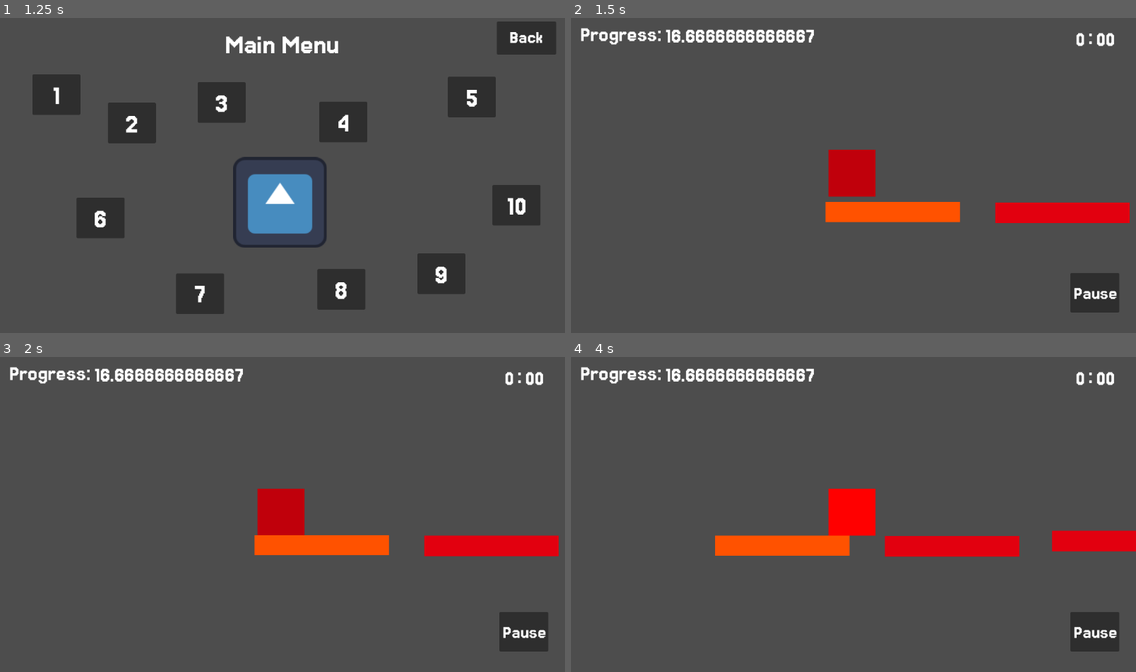
Above: before the commit, frames 1-4 (two rows, left to right).
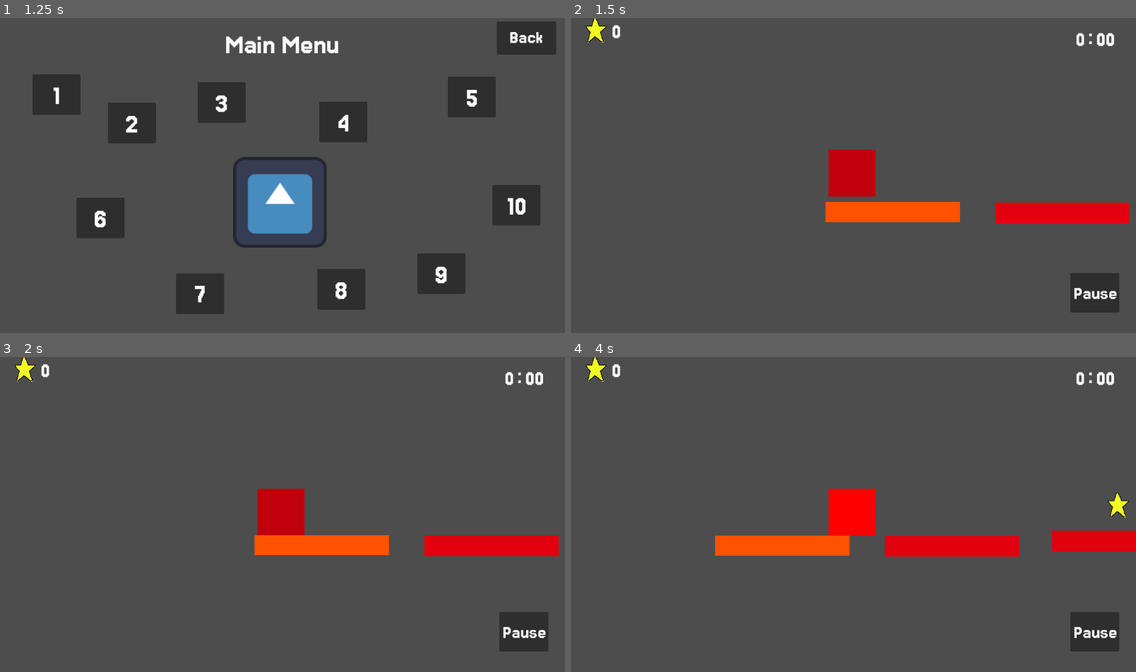
Above: after the commit, the same moments.

Repository: PranishManandhar/Color-changing-platformer
Game: Godot game, scene res://scenes/prefabs/UI/main_menu.tscn
Two runs of this game, one before a commit and one after it. Both use one fixed random seed, a clock stepped at 60 frames per second and the inputs below. The engine's default icon, where the game draws it, is replaced by a stand-in: a white triangle on a blue panel in a dark square.
Inputs:
- Up to frame 1 (1.25 s): click "Start" at 0.5 s
- Up to frame 2 (1.5 s): click "1" at 1.25 s
- Up to frame 3 (2 s): no input
- Up to frame 4 (4 s): click "Pause" at 2 s; click "Resume" at 2.75 s; tap Enter (ui_accept) at 3.5, 3.77 s; hold Right (ui_right) from 3.53 s (still down)

Frame 1 is identical in both runs. In frame 2, 1.3% of the frame differs, in the area x 1-43%, y 0-9%; in frame 3, 1.3%; in frame 4, 1.4%, in the area x 1-99%, y 0-52%.

Commit message:
new score system and alot of changes

Diff:
--- a/project.godot
+++ b/project.godot
@@ -16,6 +16,10 @@
 config/features=PackedStringArray("4.4", "Forward Plus")
 config/icon="res://icon.svg"
 
+[autoload]
+
+Global="*res://script/Global.gd"
+
 [display]
 
 window/stretch/mode="viewport"
@@ -25,10 +29,14 @@
 
 project/assembly_name="color change Platform"
 
+[editor]
+
+version_control/autoload_on_startup=true
+
 [global_group]
 
-Blocks=""
 Player=""
+death_screens=""
 
 [input]
 
--- a/scenes/Levels/lvl1.tscn
+++ b/scenes/Levels/lvl1.tscn
@@ -1,15 +1,14 @@
 [gd_scene load_steps=8 format=3 uid="uid://dmb58iqj8tceg"]
 
-[ext_resource type="Script" uid="uid://0ysxsv7cd1f8" path="res://script/ScoreManager.gd" id="1_dy0bh"]
 [ext_resource type="PackedScene" uid="uid://t6g22c1q0kb8" path="res://scenes/prefabs/player.tscn" id="1_n2c12"]
 [ext_resource type="PackedScene" uid="uid://cmvea2mklkfsb" path="res://scenes/prefabs/platforms/platform1.tscn" id="2_dy0bh"]
 [ext_resource type="PackedScene" uid="uid://cr1cmtl3pk44e" path="res://scenes/prefabs/flags/flag_pole_end.tscn" id="4_n8hkh"]
 [ext_resource type="PackedScene" uid="uid://b7wsfrh3jmh10" path="res://scenes/prefabs/death_trigger.tscn" id="5_nhth8"]
 [ext_resource type="PackedScene" uid="uid://b5hkk6epxtelb" path="res://scenes/prefabs/platforms/NeutralPlatform.tscn" id="7_c40rl"]
+[ext_resource type="PackedScene" uid="uid://q84a0c85ybek" path="res://scenes/prefabs/star.tscn" id="7_dy0bh"]
 [ext_resource type="PackedScene" uid="uid://snyb8wpdvljk" path="res://scenes/prefabs/UI/GameUI.tscn" id="7_n2c12"]
 
 [node name="LVL1" type="Node2D"]
-script = ExtResource("1_dy0bh")
 
 [node name="Player" parent="." instance=ExtResource("1_n2c12")]
 position = Vector2(-801, 189)
@@ -56,3 +55,12 @@
 
 [node name="FlagPole-End" parent="Flags" instance=ExtResource("4_n8hkh")]
 position = Vector2(1491, 182)
+
+[node name="Star" parent="." instance=ExtResource("7_dy0bh")]
+position = Vector2(-39, 129)
+
+[node name="Star2" parent="." instance=ExtResource("7_dy0bh")]
+position = Vector2(664, -28)
+
+[node name="Star3" parent="." instance=ExtResource("7_dy0bh")]
+position = Vector2(1357, 123)
--- a/scenes/Levels/lvl2.tscn
+++ b/scenes/Levels/lvl2.tscn
@@ -1,6 +1,5 @@
-[gd_scene load_steps=9 format=3 uid="uid://d26l5451ey7by"]
+[gd_scene load_steps=8 format=3 uid="uid://d26l5451ey7by"]
 
-[ext_resource type="Script" uid="uid://0ysxsv7cd1f8" path="res://script/ScoreManager.gd" id="1_4jhhp"]
 [ext_resource type="PackedScene" uid="uid://t6g22c1q0kb8" path="res://scenes/prefabs/player.tscn" id="1_6bfrh"]
 [ext_resource type="PackedScene" uid="uid://cr1cmtl3pk44e" path="res://scenes/prefabs/flags/flag_pole_end.tscn" id="1_w72do"]
 [ext_resource type="PackedScene" uid="uid://cmvea2mklkfsb" path="res://scenes/prefabs/platforms/platform1.tscn" id="2_6bfrh"]
@@ -10,7 +9,6 @@
 [ext_resource type="PackedScene" uid="uid://b7wsfrh3jmh10" path="res://scenes/prefabs/death_trigger.tscn" id="5_jyyxl"]
 
 [node name="Lvl2" type="Node2D"]
-script = ExtResource("1_4jhhp")
 
 [node name="Player" parent="." instance=ExtResource("1_6bfrh")]
 position = Vector2(-978, 401)
--- /dev/null
+++ b/scenes/prefabs/UI/DeathScreen.tscn
@@ -0,0 +1,120 @@
+[gd_scene load_steps=9 format=3 uid="uid://s1l244c3j514"]
+
+[ext_resource type="Script" uid="uid://bhecvs02kbgee" path="res://script/UI/death_screen.gd" id="1_mo8c8"]
+[ext_resource type="FontFile" uid="uid://iypkrxy25ib3" path="res://assets/Jersey15-Regular.ttf" id="2_tylaj"]
+[ext_resource type="Texture2D" uid="uid://dsps1nlh1y84o" path="res://assets/Star.png" id="4_k5bhw"]
+
+[sub_resource type="LabelSettings" id="LabelSettings_7rktd"]
+font = ExtResource("2_tylaj")
+font_size = 100
+
+[sub_resource type="LabelSettings" id="LabelSettings_mo8c8"]
+font = ExtResource("2_tylaj")
+font_size = 30
+
+[sub_resource type="LabelSettings" id="LabelSettings_tylaj"]
+font = ExtResource("2_tylaj")
+font_size = 50
+
+[sub_resource type="LabelSettings" id="LabelSettings_k5bhw"]
+font = ExtResource("2_tylaj")
+font_size = 60
+outline_size = 10
+outline_color = Color(0, 0, 0, 1)
+
+[sub_resource type="LabelSettings" id="LabelSettings_twtq6"]
+font = ExtResource("2_tylaj")
+font_size = 50
+
+[node name="DeathScreen" type="Control"]
+layout_mode = 3
+anchors_preset = 15
+anchor_right = 1.0
+anchor_bottom = 1.0
+grow_horizontal = 2
+grow_vertical = 2
+script = ExtResource("1_mo8c8")
+
+[node name="CanvasLayer" type="CanvasLayer" parent="."]
+
+[node name="Panel" type="Panel" parent="CanvasLayer"]
+offset_left = 71.0
+offset_top = 31.0
+offset_right = 1066.0
+offset_bottom = 597.0
+
+[node name="title" type="Label" parent="CanvasLayer/Panel"]
+layout_mode = 0
+offset_left = 318.0
+offset_top = 19.0
+offset_right = 651.0
+offset_bottom = 120.0
+text = "You Died"
+label_settings = SubResource("LabelSettings_7rktd")
+autowrap_mode = 2
+
+[node name="quote" type="Label" parent="CanvasLayer/Panel"]
+layout_mode = 0
+offset_left = 226.0
+offset_top = 136.0
+offset_right = 825.0
+offset_bottom = 237.0
+text = "\"wisdom ran after you but you were always faster\""
+label_settings = SubResource("LabelSettings_mo8c8")
+autowrap_mode = 2
+
+[node name="Score" type="Sprite2D" parent="CanvasLayer/Panel"]
+position = Vector2(444, 227)
+scale = Vector2(1.32812, 1.3125)
+texture = ExtResource("4_k5bhw")
+
+[node name="ScoreNo" type="Label" parent="CanvasLayer/Panel"]
+layout_mode = 0
+offset_left = 481.0
+offset_top = 206.0
+offset_right = 623.0
+offset_bottom = 311.0
+text = "1600"
+label_settings = SubResource("LabelSettings_tylaj")
+autowrap_mode = 2
+
+[node name="Retry" type="Button" parent="CanvasLayer/Panel"]
+layout_mode = 0
+offset_left = 352.0
+offset_top = 278.0
+offset_right = 631.0
+offset_bottom = 358.0
+
+[node name="Label" type="Label" parent="CanvasLayer/Panel/Retry"]
+layout_mode = 0
+offset_left = 17.0
+offset_top = 6.0
+offset_right = 256.0
+offset_bottom = 67.0
+text = "Retry"
+label_settings = SubResource("LabelSettings_k5bhw")
+horizontal_alignment = 1
+vertical_alignment = 1
+autowrap_mode = 3
+
+[node name="give up" type="Button" parent="CanvasLayer/Panel"]
+layout_mode = 0
+offset_left = 356.0
+offset_top = 381.0
+offset_right = 635.0
+offset_bottom = 461.0
+
+[node name="Label" type="Label" parent="CanvasLayer/Panel/give up"]
+layout_mode = 0
+offset_left = 19.0
+offset_top = -3.0
+offset_right = 258.0
+offset_bottom = 77.0
+text = "Yep i give up"
+label_settings = SubResource("LabelSettings_twtq6")
+horizontal_alignment = 1
+vertical_alignment = 1
+autowrap_mode = 3
+
+[connection signal="pressed" from="CanvasLayer/Panel/Retry" to="." method="_on_retry_pressed"]
+[connection signal="pressed" from="CanvasLayer/Panel/give up" to="." method="_on_give_up_pressed"]
--- a/scenes/prefabs/UI/GameUI.tscn
+++ b/scenes/prefabs/UI/GameUI.tscn
@@ -1,11 +1,8 @@
 [gd_scene load_steps=7 format=3 uid="uid://snyb8wpdvljk"]
 
-[ext_resource type="Script" uid="uid://c4ffo05oa6r6y" path="res://script/game_ui.gd" id="1_oqkmy"]
+[ext_resource type="Script" uid="uid://c4ffo05oa6r6y" path="res://script/UI/game_ui.gd" id="1_oqkmy"]
+[ext_resource type="Texture2D" uid="uid://dsps1nlh1y84o" path="res://assets/Star.png" id="2_hpuv8"]
 [ext_resource type="FontFile" uid="uid://iypkrxy25ib3" path="res://assets/Jersey15-Regular.ttf" id="2_i2w61"]
-
-[sub_resource type="LabelSettings" id="LabelSettings_a176c"]
-font = ExtResource("2_i2w61")
-font_size = 46
 
 [sub_resource type="LabelSettings" id="LabelSettings_oqkmy"]
 font = ExtResource("2_i2w61")
@@ -27,20 +24,15 @@
 [node name="CanvasLayer" type="CanvasLayer" parent="."]
 follow_viewport_scale = 129.205
 
-[node name="ProgressLabel" type="Label" parent="CanvasLayer"]
-offset_left = 19.0
-offset_top = 11.0
-offset_right = 156.0
-offset_bottom = 61.0
-text = "Progress:"
-label_settings = SubResource("LabelSettings_a176c")
-autowrap_mode = 2
+[node name="ProgressLabel" type="Sprite2D" parent="CanvasLayer"]
+position = Vector2(53, 29)
+texture = ExtResource("2_hpuv8")
 
 [node name="ProgressValue" type="Label" parent="CanvasLayer"]
-offset_left = 192.0
-offset_top = 14.0
-offset_right = 279.0
-offset_bottom = 91.0
+offset_left = 83.0
+offset_top = 5.0
+offset_right = 170.0
+offset_bottom = 82.0
 text = "0"
 label_settings = SubResource("LabelSettings_oqkmy")
 
--- a/scenes/prefabs/UI/PauseMenu.tscn
+++ b/scenes/prefabs/UI/PauseMenu.tscn
@@ -1,6 +1,6 @@
 [gd_scene load_steps=7 format=3 uid="uid://b004jp7cl1frr"]
 
-[ext_resource type="Script" uid="uid://c1qwnw1xolj5b" path="res://script/pause_menu.gd" id="1_d0m0u"]
+[ext_resource type="Script" uid="uid://c1qwnw1xolj5b" path="res://script/UI/pause_menu.gd" id="1_d0m0u"]
 [ext_resource type="FontFile" uid="uid://iypkrxy25ib3" path="res://assets/Jersey15-Regular.ttf" id="2_2r6so"]
 [ext_resource type="LabelSettings" uid="uid://nnb6obldfvup" path="res://assets/label assets/label settings.tres" id="3_bbi7a"]
 
--- a/scenes/prefabs/death_trigger.tscn
+++ b/scenes/prefabs/death_trigger.tscn
@@ -1,6 +1,6 @@
 [gd_scene load_steps=3 format=3 uid="uid://b7wsfrh3jmh10"]
 
-[ext_resource type="Script" uid="uid://bfstotrj0fc6r" path="res://script/death_trigger.gd" id="1_ic6x3"]
+[ext_resource type="Script" uid="uid://bfstotrj0fc6r" path="res://script/player/death_trigger.gd" id="1_ic6x3"]
 
 [sub_resource type="WorldBoundaryShape2D" id="WorldBoundaryShape2D_n2c12"]
 distance = -117.0
--- a/scenes/prefabs/platforms/NeutralPlatform.tscn
+++ b/scenes/prefabs/platforms/NeutralPlatform.tscn
@@ -1,14 +1,9 @@
-[gd_scene load_steps=4 format=3 uid="uid://b5hkk6epxtelb"]
-
-[ext_resource type="Script" uid="uid://dx82o5puogx4l" path="res://script/Blocks.gd" id="1_1qt6s"]
+[gd_scene load_steps=2 format=3 uid="uid://b5hkk6epxtelb"]
 
 [sub_resource type="RectangleShape2D" id="RectangleShape2D_1lw57"]
 size = Vector2(273, 41)
 
-[sub_resource type="RectangleShape2D" id="RectangleShape2D_2ii4i"]
-size = Vector2(274, 7)
-
-[node name="NeutralPlatform" type="StaticBody2D" groups=["Blocks"]]
+[node name="NeutralPlatform" type="StaticBody2D"]
 collision_layer = 3
 collision_mask = 3
 
@@ -22,10 +17,3 @@
 [node name="CollisionShape2D" type="CollisionShape2D" parent="."]
 position = Vector2(0, 1)
 shape = SubResource("RectangleShape2D_1lw57")
-
-[node name="ScoreTrigger" type="Area2D" parent="."]
-script = ExtResource("1_1qt6s")
-
-[node name="CollisionShape2D" type="CollisionShape2D" parent="ScoreTrigger"]
-position = Vector2(0, -22)
-shape = SubResource("RectangleShape2D_2ii4i")
--- a/scenes/prefabs/platforms/platform1.tscn
+++ b/scenes/prefabs/platforms/platform1.tscn
@@ -1,14 +1,9 @@
-[gd_scene load_steps=4 format=3 uid="uid://cmvea2mklkfsb"]
-
-[ext_resource type="Script" uid="uid://dx82o5puogx4l" path="res://script/Blocks.gd" id="1_2had5"]
+[gd_scene load_steps=2 format=3 uid="uid://cmvea2mklkfsb"]
 
 [sub_resource type="RectangleShape2D" id="RectangleShape2D_vhjmk"]
 size = Vector2(273, 42)
 
-[sub_resource type="RectangleShape2D" id="RectangleShape2D_bmv47"]
-size = Vector2(274, 7)
-
-[node name="Platform" type="Node2D" groups=["Blocks", "red_platform"]]
+[node name="Platform" type="Node2D" groups=["red_platform"]]
 
 [node name="ColorRect" type="ColorRect" parent="."]
 offset_left = -123.0
@@ -22,12 +17,3 @@
 [node name="CollisionShape2D" type="CollisionShape2D" parent="StaticBody2D" groups=["red_platform"]]
 position = Vector2(13, 1)
 shape = SubResource("RectangleShape2D_vhjmk")
-
-[node name="ScoreTrigger" type="Area2D" parent="."]
-script = ExtResource("1_2had5")
-
-[node name="CollisionShape2D" type="CollisionShape2D" parent="ScoreTrigger"]
-position = Vector2(14, -22.5)
-shape = SubResource("RectangleShape2D_bmv47")
-
-[connection signal="body_entered" from="ScoreTrigger" to="ScoreTrigger" method="_on_body_entered"]
--- a/scenes/prefabs/platforms/platform2.tscn
+++ b/scenes/prefabs/platforms/platform2.tscn
@@ -1,14 +1,9 @@
-[gd_scene load_steps=4 format=3 uid="uid://eyr5njghugir"]
-
-[ext_resource type="Script" uid="uid://dx82o5puogx4l" path="res://script/Blocks.gd" id="1_lqn3x"]
+[gd_scene load_steps=2 format=3 uid="uid://eyr5njghugir"]
 
 [sub_resource type="RectangleShape2D" id="RectangleShape2D_vhjmk"]
 size = Vector2(273, 40)
 
-[sub_resource type="RectangleShape2D" id="RectangleShape2D_2hq1e"]
-size = Vector2(274, 7)
-
-[node name="Platform" type="Node2D" groups=["Blocks", "blue_platform"]]
+[node name="Platform" type="Node2D" groups=["blue_platform"]]
 
 [node name="ColorRect" type="ColorRect" parent="." groups=["blue_platform"]]
 offset_left = -123.0
@@ -24,10 +19,3 @@
 [node name="CollisionShape2D" type="CollisionShape2D" parent="StaticBody2D" groups=["blue_platform"]]
 position = Vector2(13, 1)
 shape = SubResource("RectangleShape2D_vhjmk")
-
-[node name="ScoreTrigger" type="Area2D" parent="."]
-script = ExtResource("1_lqn3x")
-
-[node name="CollisionShape2D" type="CollisionShape2D" parent="ScoreTrigger"]
-position = Vector2(14, -22.5)
-shape = SubResource("RectangleShape2D_2hq1e")
--- /dev/null
+++ b/scenes/prefabs/star.tscn
@@ -0,0 +1,19 @@
+[gd_scene load_steps=4 format=3 uid="uid://q84a0c85ybek"]
+
+[ext_resource type="Texture2D" uid="uid://dsps1nlh1y84o" path="res://assets/Star.png" id="1_5y2va"]
+[ext_resource type="Script" uid="uid://ydaueaelptws" path="res://script/star.gd" id="1_po1s3"]
+
+[sub_resource type="RectangleShape2D" id="RectangleShape2D_po1s3"]
+size = Vector2(32, 54)
+
+[node name="Star" type="Area2D"]
+script = ExtResource("1_po1s3")
+
+[node name="Sprite2D" type="Sprite2D" parent="."]
+texture = ExtResource("1_5y2va")
+
+[node name="CollisionShape2D" type="CollisionShape2D" parent="."]
+position = Vector2(-2, -4)
+shape = SubResource("RectangleShape2D_po1s3")
+
+[connection signal="body_entered" from="." to="." method="_on_body_entered"]
--- a/script/Blocks.gd
+++ /dev/null
@@ -1,7 +0,0 @@
-extends Area2D
-
-signal blockStepped()
-
-func _on_body_entered(body: Node2D) -> void:
-	if  body.is_in_group("Player"):
-		emit_signal("blockStepped")
--- /dev/null
+++ b/script/Global.gd
@@ -0,0 +1,2 @@
+extends Node
+var score:int = 0
--- a/script/ScoreManager.gd
+++ /dev/null
@@ -1,16 +0,0 @@
-extends Node2D
-
-var total_score:= 0
-var score :float
-
-@onready var ProgressTracker = $Player/Camera2D/GameUi/CanvasLayer/ProgressValue
-
-func _countBlocks():
-	return get_tree().get_nodes_in_group("Blocks").size()
-
-func _ready() -> void:
-	ProgressTracker.text = _render()
-
-func _render():
-	score = 100.0/(_countBlocks() - 1)
-	return str(score)
--- /dev/null
+++ b/script/UI/death_screen.gd
@@ -0,0 +1,13 @@
+extends Control
+
+@onready var score = $CanvasLayer/Panel/ScoreNo
+
+func _physics_process(delta: float) -> void:
+	get_tree().paused = false
+	score.text = str(Global.score)
+
+func _on_retry_pressed() -> void:
+	pass # Replace with function body.
+
+func _on_give_up_pressed() -> void:
+	get_tree().change_scene_to_file("res://scenes/prefabs/UI/level_selection.tscn")
--- a/script/game_ui.gd
+++ b/script/UI/game_ui.gd
@@ -1,4 +1,7 @@
 extends Control
+@onready var score_value:=$CanvasLayer/ProgressValue
+func _physics_process(delta: float) -> void:
+	score_value.text = str(Global.score)
 
 func _on_button_pressed() -> void:
 
--- a/script/death_trigger.gd
+++ /dev/null
@@ -1,13 +0,0 @@
-extends Area2D
-
-@onready var timer:= $Timer
-
-func _on_body_entered(body: Node2D) -> void:
-	Engine.time_scale = 0.5
-	timer.start()
-	body.get_node("CollisionShape2D").queue_free()
-
-
-func _on_timer_timeout() -> void:
-	Engine.time_scale = 1
-	get_tree().reload_current_scene()
--- a/script/flag_pole_end.gd
+++ b/script/flag_pole_end.gd
@@ -3,5 +3,4 @@
 var player = load("res://scenes/prefabs/player.tscn")
 func _on_body_entered(body) -> void:
 	if  body.name == "Player":
-		print("game finished")
 		get_tree().reload_current_scene()
--- /dev/null
+++ b/script/player/death_trigger.gd
@@ -0,0 +1,18 @@
+extends Area2D
+
+@onready var timer:= $Timer
+var DeathScreen = load("res://scenes/prefabs/UI/DeathScreen.tscn") as PackedScene
+
+func _on_body_entered(body: Node2D) -> void:
+	Engine.time_scale = 0.5
+	timer.start()
+	body.get_node("CollisionShape2D").queue_free()
+
+
+func _on_timer_timeout() -> void:
+	Engine.time_scale = 1
+	var existing_screens = get_tree().get_nodes_in_group("death_screens")
+	if existing_screens.size() == 0:
+		var menu = DeathScreen.instantiate()
+		menu.add_to_group("death_screens")
+		add_child(menu)
--- /dev/null
+++ b/script/star.gd
@@ -0,0 +1,7 @@
+extends Area2D
+
+func _on_body_entered(body: Node2D) -> void:
+	if body.is_in_group("Player"):
+		Global.score += 1
+		queue_free()
+		print(Global.score)
Not shown, added: Debug_Note.txt
Binary file added: assets/Star.png
Not shown, added: assets/Star.png.import
Not shown, removed: script/Blocks.gd.uid
Not shown, added: script/Global.gd.uid
Not shown, removed: script/ScoreManager.gd.uid
Not shown, added: script/UI/death_screen.gd.uid
Renamed: script/game_ui.gd.uid -> script/UI/game_ui.gd.uid
Renamed: script/level_selection.gd -> script/UI/level_selection.gd
Renamed: script/level_selection.gd.uid -> script/UI/level_selection.gd.uid
Renamed: script/main_menu.gd -> script/UI/main_menu.gd
Renamed: script/main_menu.gd.uid -> script/UI/main_menu.gd.uid
(and 6 more such lines)
